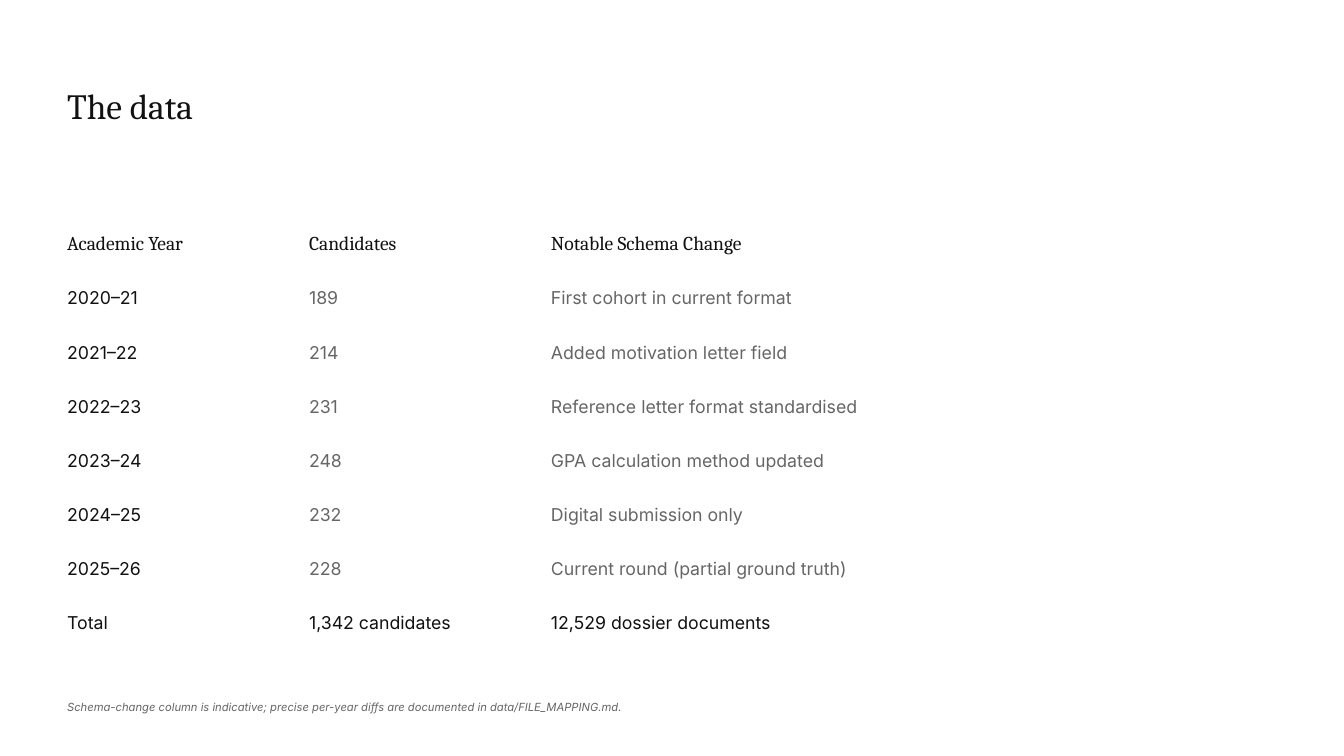
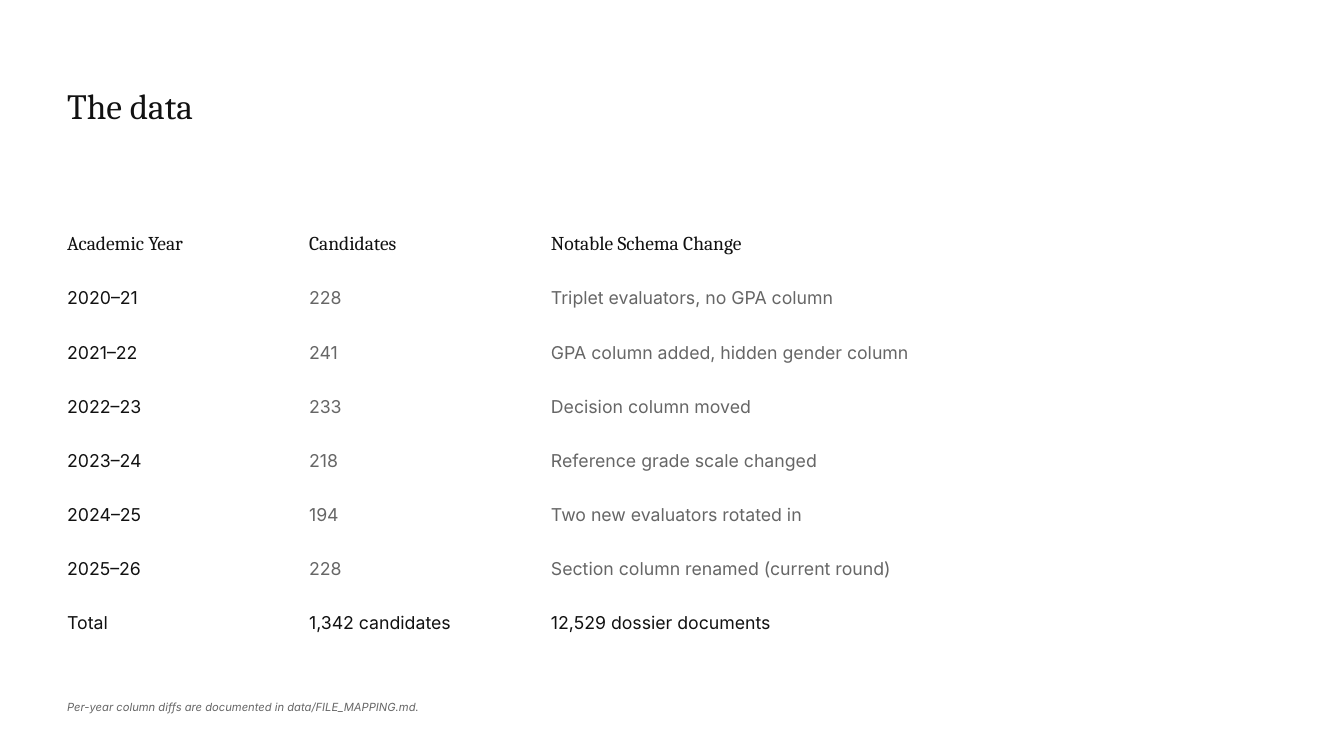
Before and after one commit to eliemada/agentic-admission, a slide deck: slide 5 of reports/final_presentation.pptx. Drawn at 1344x756 pixels with LibreOffice and Linux fonts; fonts in the diff are those of the drawing; background and template pictures are left out. Boxes give left, top, right and bottom in pixels: in the first picture for what was removed or moved away, otherwise in the second. Text is boxed around its words. In the diff, an @@ line names an element or a change of style, - is before the commit and + after.

```diff
--- a/reports/final_presentation.pptx
+++ b/reports/final_presentation.pptx
@@ text at bbox=[309, 291, 341, 304]: text changed @@
-189
+228
@@ text at bbox=[551, 291, 833, 308]: text changed @@
-First cohort in current format
+Triplet evaluators, no GPA column
@@ text at bbox=[309, 346, 338, 359]: text changed @@
-214
+241
@@ text at bbox=[551, 346, 908, 363]: text changed @@
-Added motivation letter field
+GPA column added, hidden gender column
@@ text at bbox=[309, 400, 342, 413]: text changed @@
-231
+233
@@ text at bbox=[551, 400, 750, 413]: text changed @@
-Reference letter format standardised
+Decision column moved
@@ text at bbox=[309, 454, 338, 467]: text changed @@
-248
+218
@@ text at bbox=[551, 453, 817, 471]: text changed @@
-GPA calculation method updated
+Reference grade scale changed
@@ text at bbox=[309, 508, 339, 521]: text changed @@
-232
+194
@@ text at bbox=[551, 508, 802, 521]: text changed @@
-Digital submission only
+Two new evaluators rotated in
@@ text at bbox=[551, 561, 890, 578]: text changed @@
-Current round (partial ground truth)
+Section column renamed (current round)
@@ text at bbox=[67, 702, 418, 714]: text changed @@
-Schema-change column is indicative; precise per-year diffs are documented in data/FILE_MAPPING.md.
+Per-year column diffs are documented in data/FILE_MAPPING.md.
```
Also in this commit, not shown: 3 other slides changed, 6 other files.
